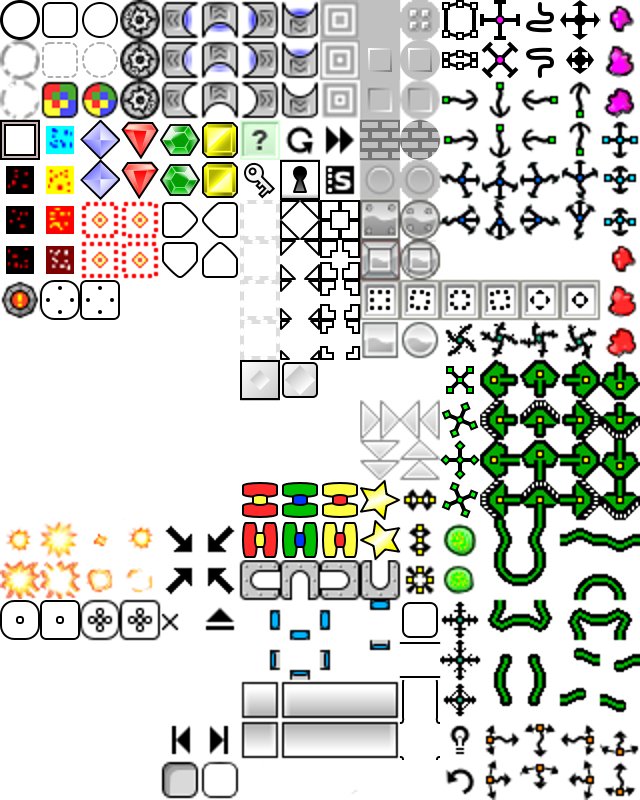
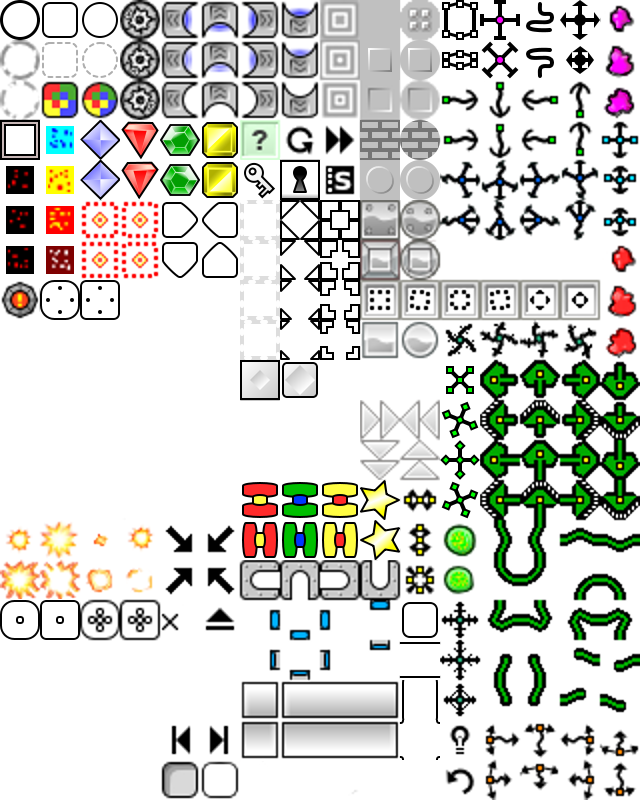
Before/after of a (640, 800) layered artwork. What changed in the layer stack:
painted on "Capa nueva#1" over [360, 160, 440, 200]
